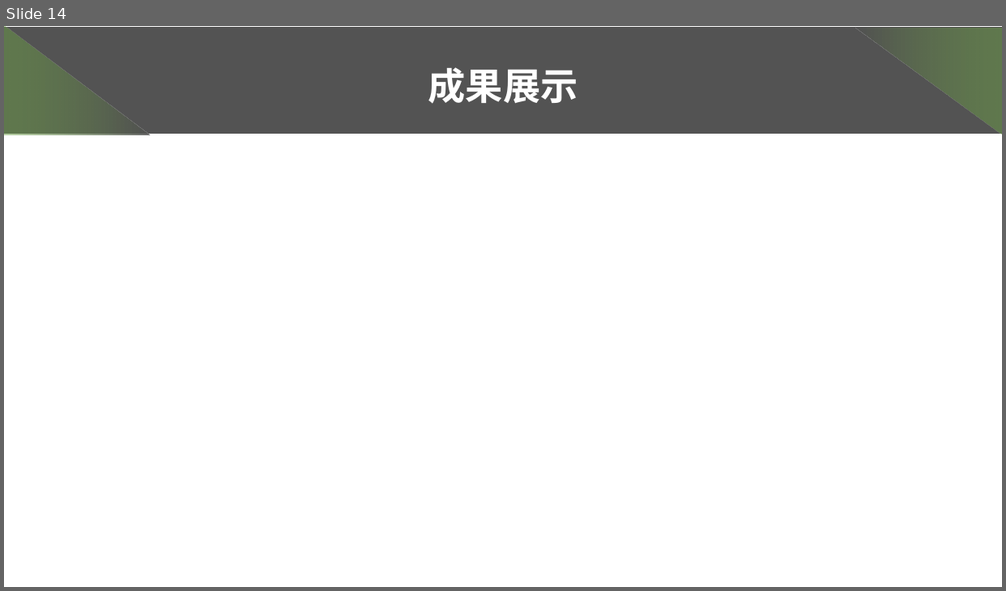
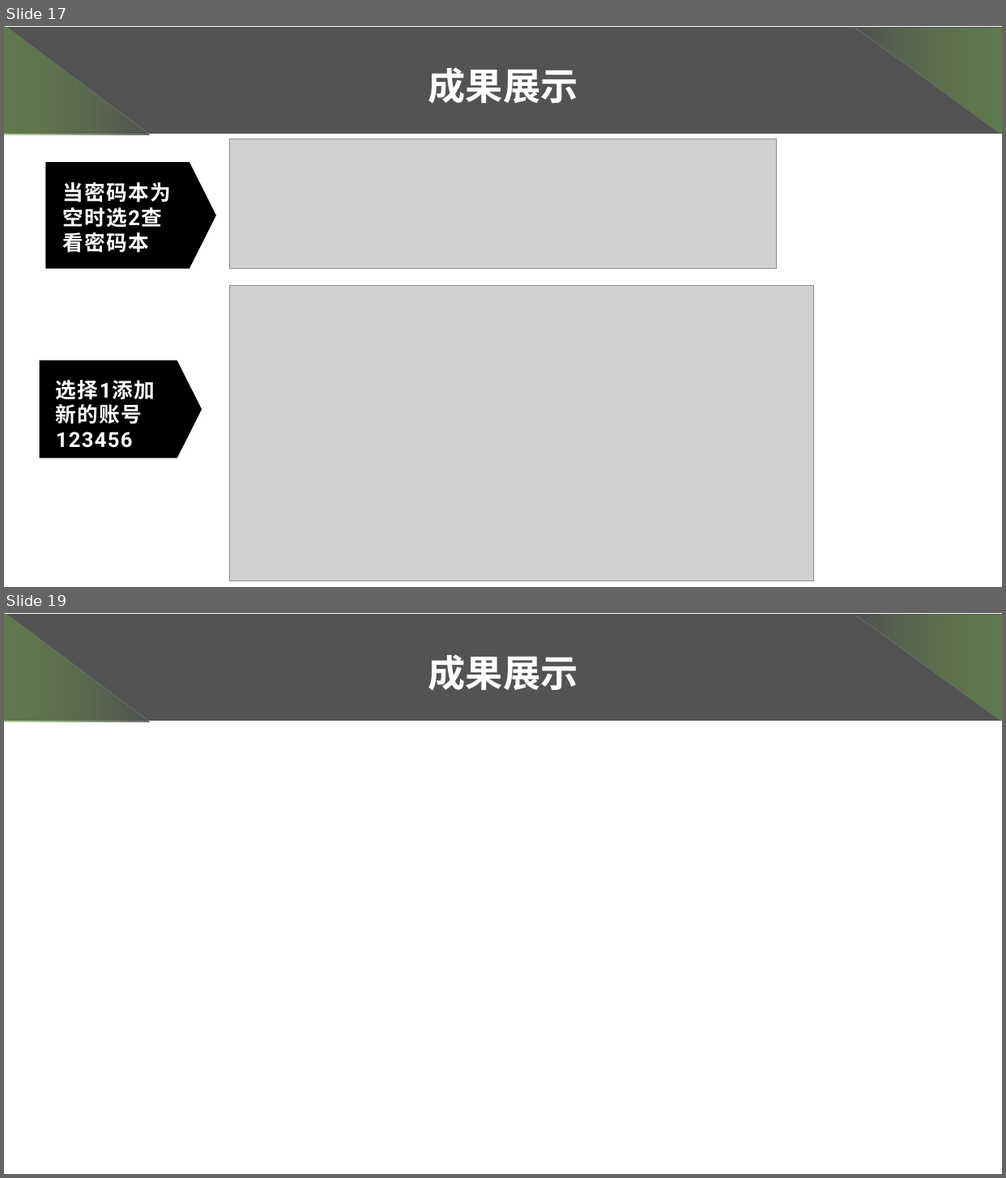
Before and after one commit to Erewhon-Lucy/BPLP_demo, a slide deck: 把你们的感想扔到这里/不向C语言低头小组.pptx. Shown one above the other, each under a label of ours: slide 14 before the commit, slides 17 and 19 after it; the slides between them are not shown. The pictures are 1006x591 and 1006x1178 pixels, drawn with LibreOffice and Linux fonts; fonts in the diff are those of the drawing; grey boxes stand for pictures. Boxes give left, top, right and bottom in pixels: in the first picture for what was removed or moved away, otherwise in the second. Text is boxed around its words. In the diff, an @@ line names an element or a change of style, - is before the commit and + after.

```diff
--- a/把你们的感想扔到这里/不向C语言低头小组.pptx
+++ b/把你们的感想扔到这里/不向C语言低头小组.pptx
@@ slide 17 added at box(4, 26, 1002, 587), background #FFFFFF @@
@@ group added at box(4, 26, 1002, 135): 2 right triangles, 1 rectangle, 1 text @@
+成果展示
@@ picture added at box(230, 139, 777, 269) @@
@@ pentagon arrow added at box(46, 162, 216, 268), fill #000000 @@
@@ pentagon arrow added at box(55, 162, 139, 208), fill #000000 @@
@@ text added at box(62, 182, 171, 228), 20 pt, text #FFFFFF, bold @@
+当密码本为空时选2查看密码本
@@ picture added at box(230, 286, 814, 582) @@
@@ pentagon arrow added at box(39, 361, 202, 459), fill #000000 @@
@@ pentagon arrow added at box(49, 361, 129, 403), fill #000000 @@
@@ text added at box(56, 380, 155, 400), 20 pt, text #FFFFFF, bold @@
+选择1添加新的账号123456
@@ what was slide 14 is now slide 19 @@
```
Also in this commit, not shown: 1 slide changed, 5 other slides added, 2 other files.
